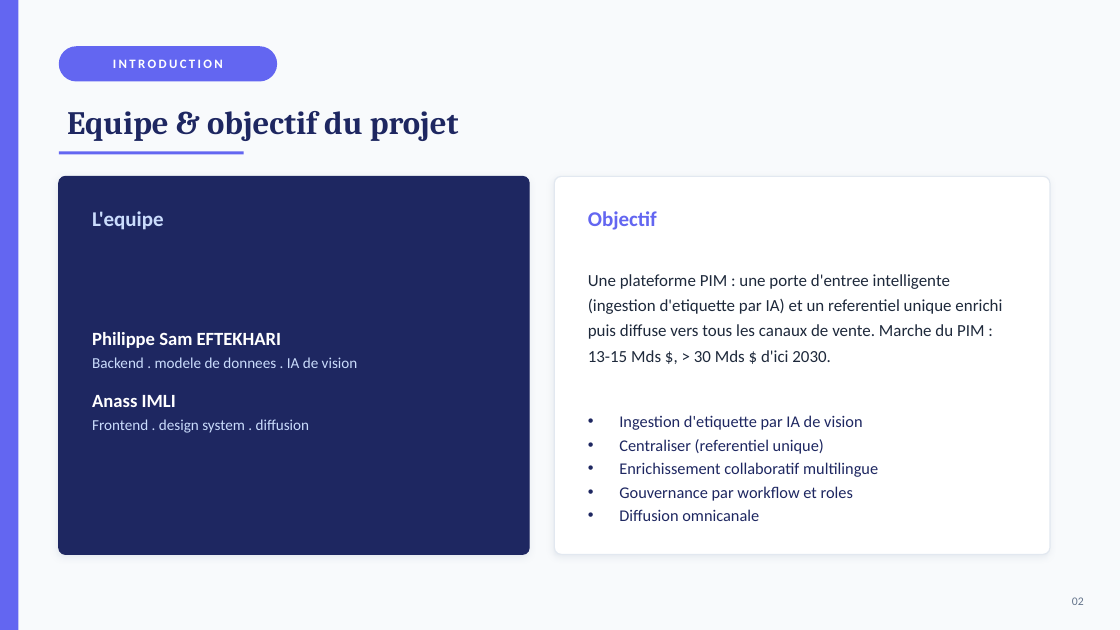
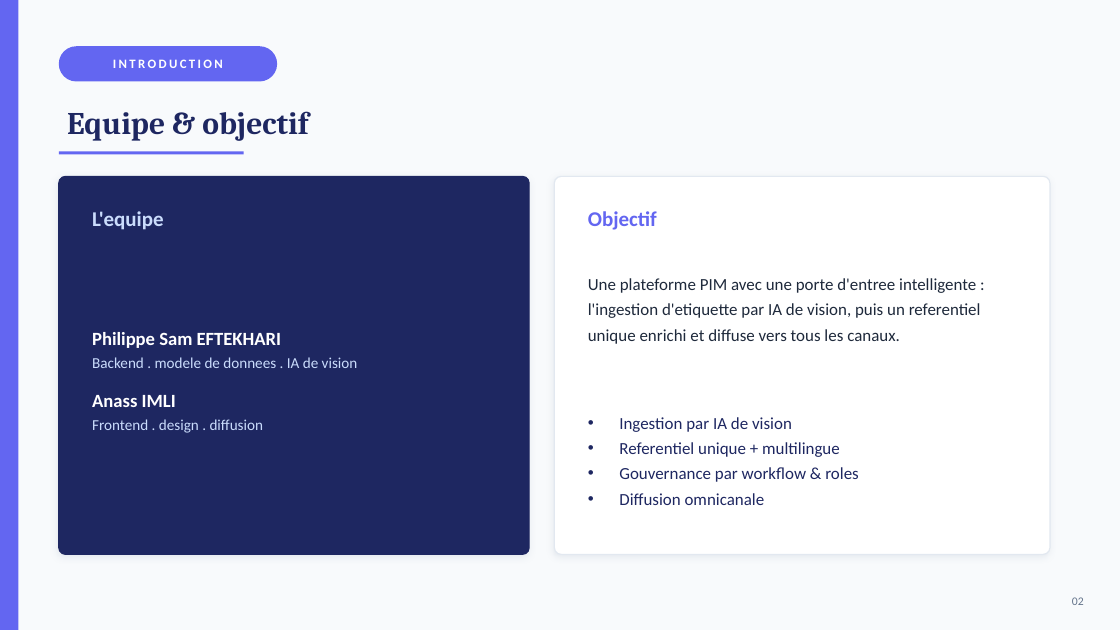
Before and after one commit to philippe-eftekhari/Projet-PIMP, a slide deck: slide 3 of docs/presentation.pptx. Drawn at 1120x630 pixels with LibreOffice and Linux fonts; fonts in the diff are those of the drawing. Boxes give left, top, right and bottom in pixels: in the first picture for what was removed or moved away, otherwise in the second. Text is boxed around its words. In the diff, an @@ line names an element or a change of style, - is before the commit and + after.

```diff
--- a/docs/presentation.pptx
+++ b/docs/presentation.pptx
@@ text at [67, 111, 308, 141]: text changed; size 28 to 27 pt @@
-Equipe & objectif du projet
+Equipe & objectif
@@ text at [588, 278, 981, 344]: text changed @@
-Une plateforme PIM : une porte d'entree intelligente (ingestion d'etiquette par IA) et un referentiel unique enrichi puis diffuse vers tous les canaux de vente. Marche du PIM : 13-15 Mds $, > 30 Mds $ d'ici 2030.
+Une plateforme PIM avec une porte d'entree intelligente : l'ingestion d'etiquette par IA de vision, puis un referentiel unique enrichi et diffuse vers tous les canaux.
@@ text at [92, 419, 264, 433]: text changed @@
-Frontend . design system . diffusion
+Frontend . design . diffusion
@@ text at [619, 417, 858, 482]: text changed; size 14 to 14.5 pt @@
-• Ingestion d'etiquette par IA de vision
-• Centraliser (referentiel unique)
-• Enrichissement collaboratif multilingue
-• Gouvernance par workflow et roles
+• Ingestion par IA de vision
+• Referentiel unique + multilingue
+• Gouvernance par workflow & roles
@@ text at [619, 493, 765, 505]: size 14 to 14.5 pt in "Diffusion omnicanale"; line spacing 1.2 to 1.25 @@
```
Also in this commit, not shown: 13 other slides changed, 5 slides removed, 6 other files.
